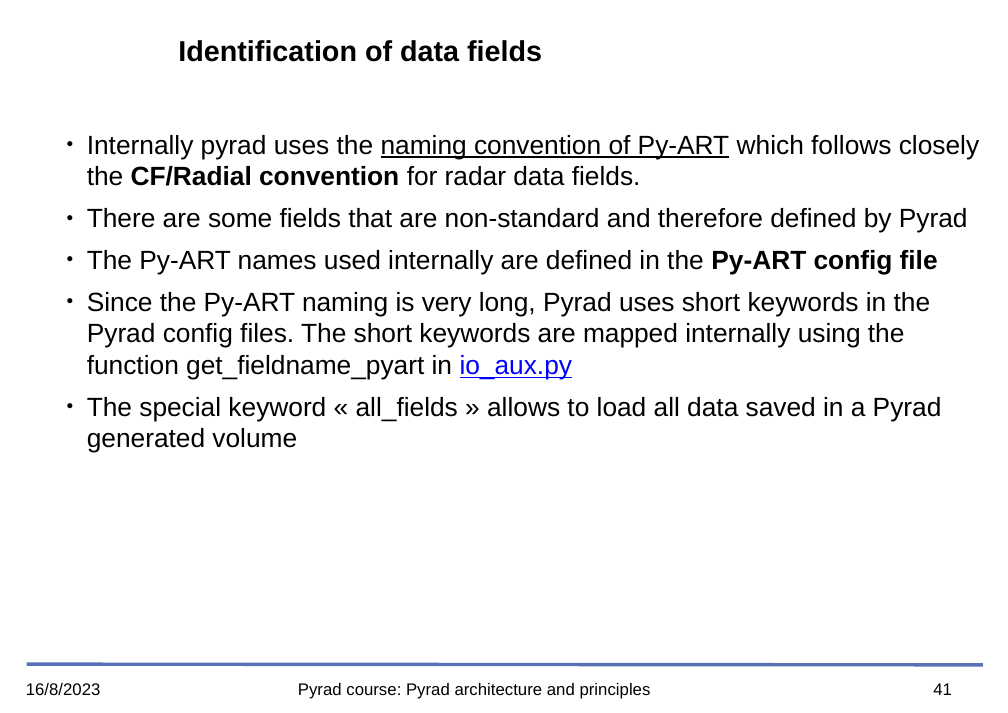
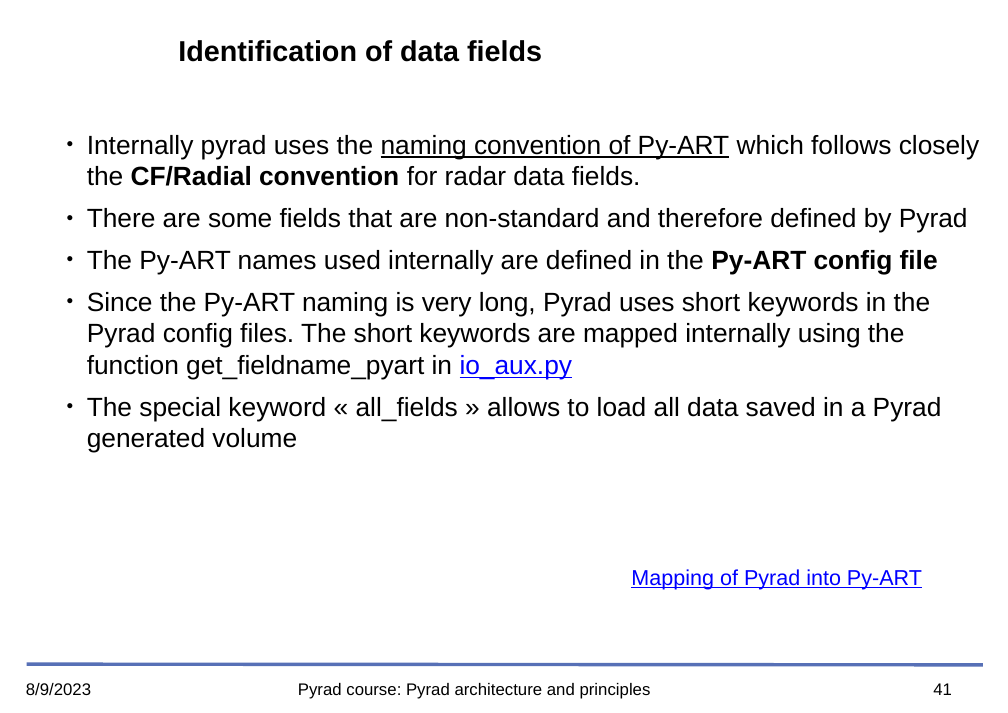
Before and after one commit to openradar/pyrad_course, a slide deck: slide 41 of presentations/pptx/04_Pyrad_architecture_and_principles.pptx. Drawn at 1008x713 pixels with LibreOffice and Linux fonts; fonts in the diff are those of the drawing; background and template pictures are left out. Boxes give left, top, right and bottom in pixels: in the first picture for what was removed or moved away, otherwise in the second. Text is boxed around its words. In the diff, an @@ line names an element or a change of style, - is before the commit and + after.

```diff
--- a/presentations/pptx/04_Pyrad_architecture_and_principles.pptx
+++ b/presentations/pptx/04_Pyrad_architecture_and_principles.pptx
@@ text added at (x1=631, y1=569, x2=922, y2=590), 18 pt, text #0000FF, underline @@
+Mapping of Pyrad into Py-ART
@@ text at (x1=26, y1=683, x2=91, y2=696): text changed @@
-16/8/2023
+8/9/2023
```
Also in this commit, not shown: 41 other slides changed, 1 slide removed, 2 other files.
